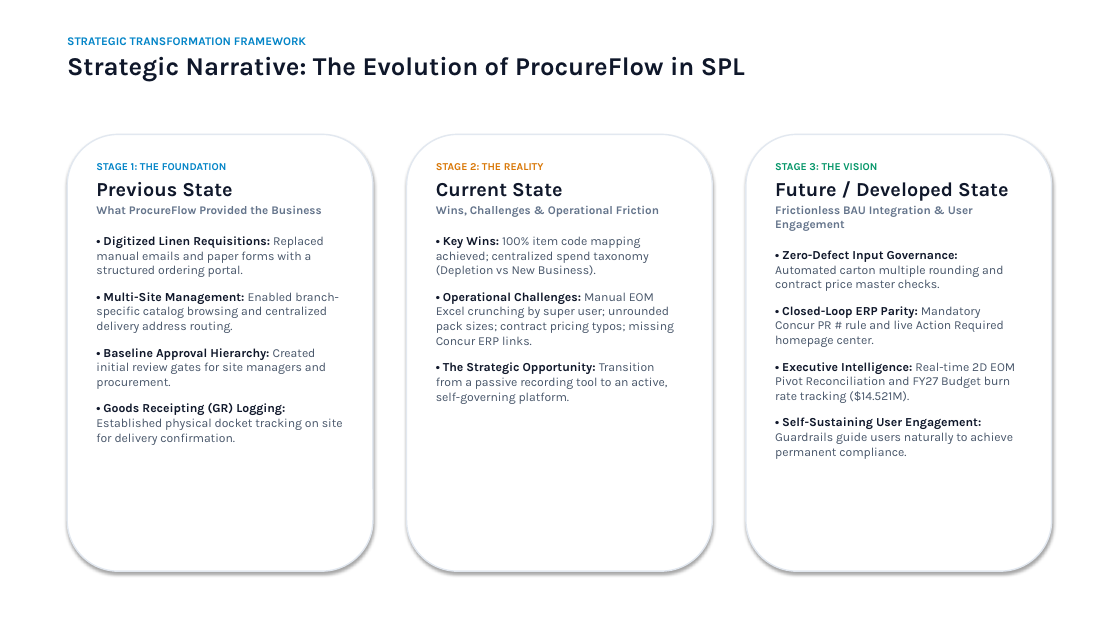
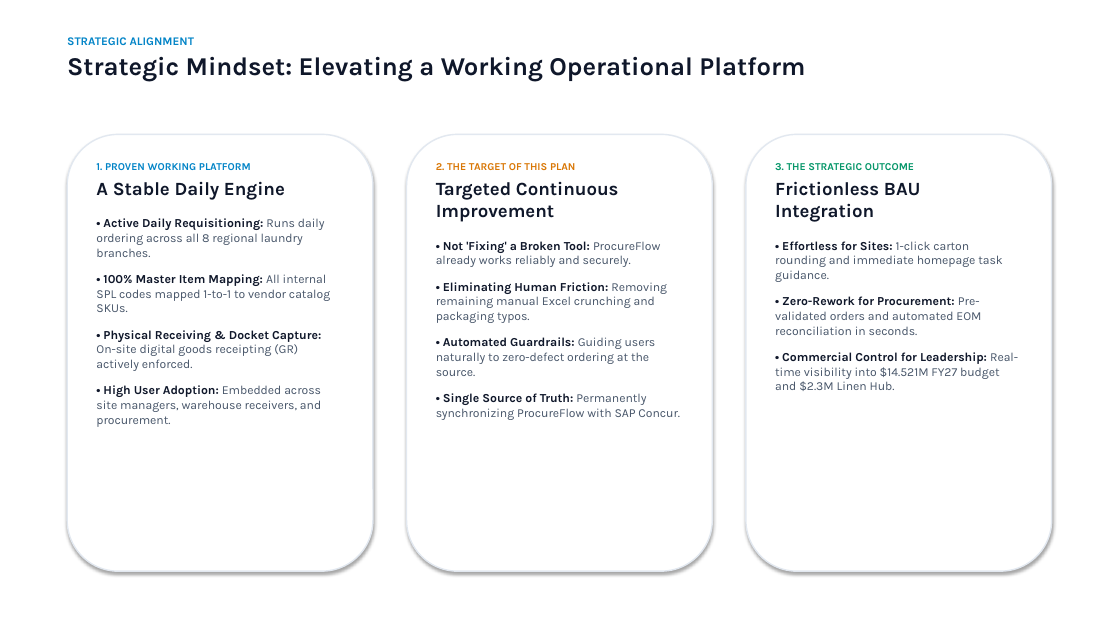
Before and after one commit to SPLGit-Project/ProcureFlow-App, a slide deck: slide 2 of docs/ProcureFlow_Executive_Roadmap.pptx. Drawn at 1120x630 pixels with LibreOffice and Linux fonts; fonts in the diff are those of the drawing. Boxes give left, top, right and bottom in pixels: in the first picture for what was removed or moved away, otherwise in the second. Text is boxed around its words. In the diff, an @@ line names an element or a change of style, - is before the commit and + after.

Commit message:
docs: align presentation deck with operational strengths and remove workshop/checklist slides

```diff
--- a/docs/ProcureFlow_Executive_Roadmap.pptx
+++ b/docs/ProcureFlow_Executive_Roadmap.pptx
@@ text at (x1=67, y1=37, x2=805, y2=81): text changed @@
-STRATEGIC TRANSFORMATION FRAMEWORK
-Strategic Narrative: The Evolution of ProcureFlow in SPL
+STRATEGIC ALIGNMENT
+Strategic Mindset: Elevating a Working Operational Platform
@@ text at (x1=96, y1=163, x2=330, y2=427): text changed @@
-STAGE 1: THE FOUNDATION
-Previous State
-What ProcureFlow Provided the Business
-• Digitized Linen Requisitions: Replaced manual emails and paper forms with a structured ordering portal.
-• Multi-Site Management: Enabled branch-specific catalog browsing and centralized delivery address routing.
-• Baseline Approval Hierarchy: Created initial review gates for site managers and procurement.
-• Goods Receipting (GR) Logging: Established physical docket tracking on site for delivery confirmation.
+1. PROVEN WORKING PLATFORM
+A Stable Daily Engine
+• Active Daily Requisitioning: Runs daily ordering across all 8 regional laundry branches.
+• 100% Master Item Mapping: All internal SPL codes mapped 1-to-1 to vendor catalog SKUs.
+• Physical Receiving & Docket Capture: On-site digital goods receipting (GR) actively enforced.
+• High User Adoption: Embedded across site managers, warehouse receivers, and procurement.
@@ text at (x1=436, y1=163, x2=680, y2=420): text changed @@
-STAGE 2: THE REALITY
-Current State
-Wins, Challenges & Operational Friction
-• Key Wins: 100% item code mapping achieved; centralized spend taxonomy (Depletion vs New Business).
-• Operational Challenges: Manual EOM Excel crunching by super user; unrounded pack sizes; contract pricing typos; missing Concur ERP links.
-• The Strategic Opportunity: Transition from a passive recording tool to an active, self-governing platform.
+2. THE TARGET OF THIS PLAN
+Targeted Continuous Improvement
+• Not 'Fixing' a Broken Tool: ProcureFlow already works reliably and securely.
+• Eliminating Human Friction: Removing remaining manual Excel crunching and packaging typos.
+• Automated Guardrails: Guiding users naturally to zero-defect ordering at the source.
+• Single Source of Truth: Permanently synchronizing ProcureFlow with SAP Concur.
@@ text at (x1=775, y1=163, x2=1018, y2=391): text changed @@
-STAGE 3: THE VISION
-Future / Developed State
-Frictionless BAU Integration & User Engagement
-• Zero-Defect Input Governance: Automated carton multiple rounding and contract price master checks.
-• Closed-Loop ERP Parity: Mandatory Concur PR # rule and live Action Required homepage center.
-• Executive Intelligence: Real-time 2D EOM Pivot Reconciliation and FY27 Budget burn rate tracking ($14.521M).
-• Self-Sustaining User Engagement: Guardrails guide users naturally to achieve permanent compliance.
+3. THE STRATEGIC OUTCOME
+Frictionless BAU Integration
+• Effortless for Sites: 1-click carton rounding and immediate homepage task guidance.
+• Zero-Rework for Procurement: Pre-validated orders and automated EOM reconciliation in seconds.
+• Commercial Control for Leadership: Real-time visibility into $14.521M FY27 budget and $2.3M Linen Hub.
```
Also in this commit, not shown: 4 other slides changed, 5 slides added, 5 slides removed.
